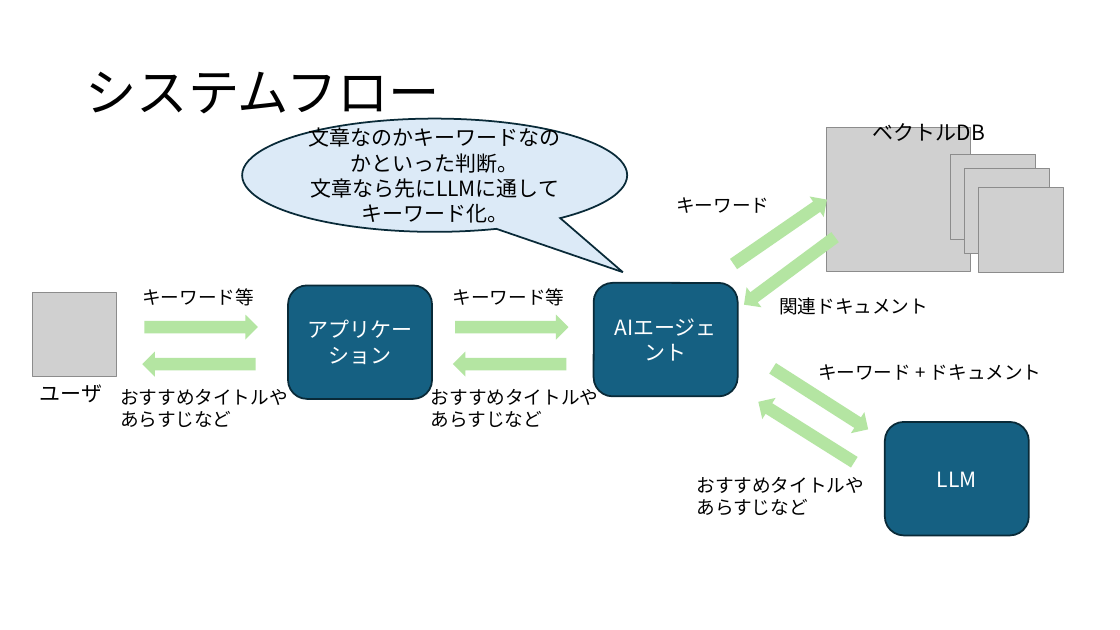
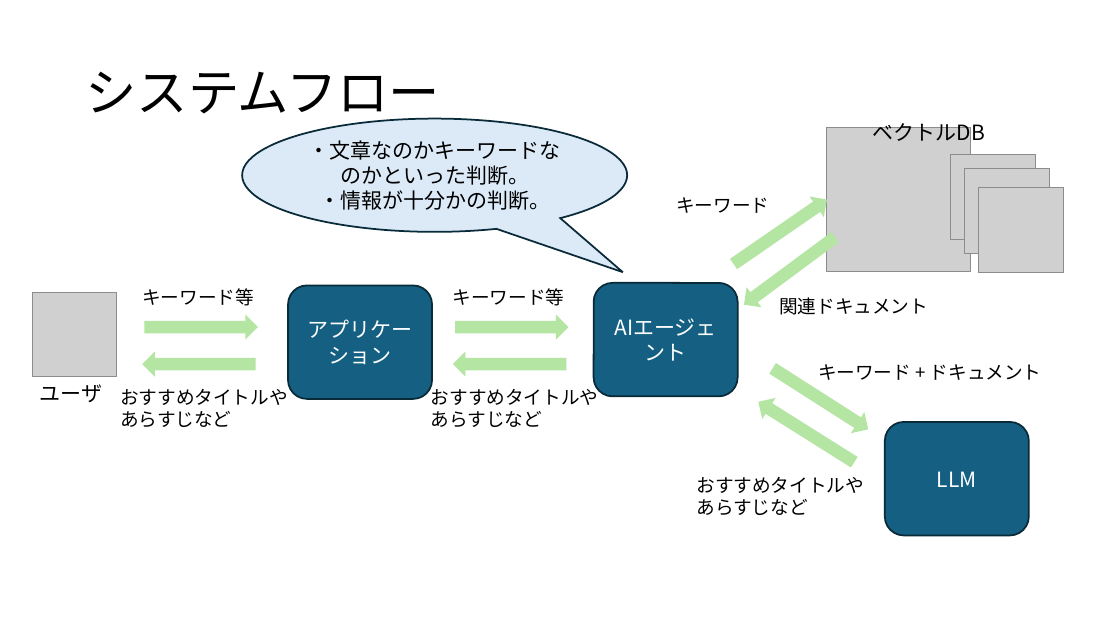
Before and after one commit to NakadaTakato/generative_ai_basics_and_business, a slide deck: slide 4 of プレゼンテーション2.pptx. Drawn at 1120x630 pixels with LibreOffice and Linux fonts; fonts in the diff are those of the drawing; grey boxes stand for pictures. Boxes give left, top, right and bottom in pixels: in the first picture for what was removed or moved away, otherwise in the second. Text is boxed around its words. In the diff, an @@ line names an element or a change of style, - is before the commit and + after.

```diff
--- a/プレゼンテーション2.pptx
+++ b/プレゼンテーション2.pptx
@@ text in speech bubble at (309, 140, 561, 210): text changed @@
-文章なのかキーワードなのかといった判断。
-文章なら先にLLMに通してキーワード化。
+・文章なのかキーワードなのかといった判断。
+・情報が十分かの判断。
```
